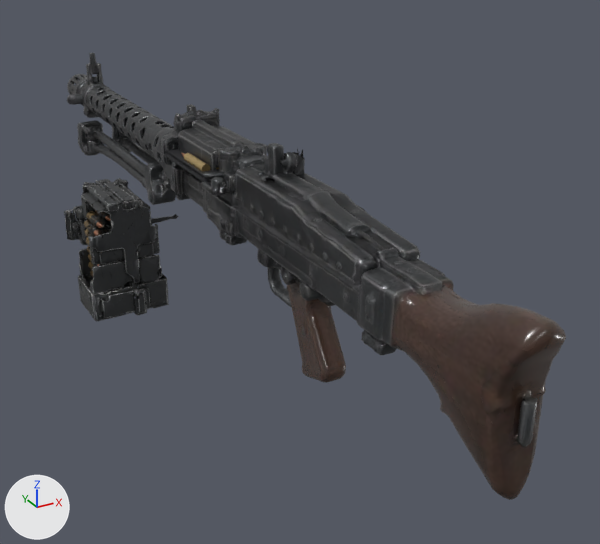
One commit to the glTF model public/models/weapons/mg42.glb: the scene before it, then after it.
Both versions are drawn from a camera (50 mm lens) standing at (-0.398, -0.677, 0.363) and looking at (0.074, 0.182, -0.066). The lights are fixed; the arrows at lower left show +X, +Y and +Z. The picture after the commit comes second. Where no turn or scale is listed for an object, it has been applied to the vertices.

Before the edit, the objects in view are built like this:
```python
me_mesh_0_003 = bpy.data.meshes.new('Mesh_0.003')
me_mesh_0_003.from_pydata(...)  # 49943 vertices, 74388 faces; spans x -0.053..0.053, y -0.61..0.61, z -0.12..0.12
me_mesh_0_003.materials.append(mat_mg42_body)
me_mesh_0_004 = bpy.data.meshes.new('Mesh_0.004')
me_mesh_0_004.from_pydata(...)  # 2815 vertices, 3685 faces; spans x -0.043..0.043, y -0.081..0.081, z -0.022..0.022
me_mesh_0_004.materials.append(mat_mg42_body)
me_mesh_0_008 = bpy.data.meshes.new('Mesh_0.008')
me_mesh_0_008.from_pydata(...)  # 33566 vertices, 30000 faces; spans x -0.0708..0.0708, y -0.0679..0.0679, z -0.0706..0.0706
me_mesh_0_008.materials.append(mat_mg42_ammobox)
ob_mesh_0_001 = bpy.data.objects.new('Mesh_0.001', me_mesh_0_003)
ob_mesh_0_001.location = (0.0, 0.294, 0.011)
ob_mesh_0_002 = bpy.data.objects.new('Mesh_0.002', me_mesh_0_008)
ob_mesh_0_002.location = (-0.124, 0.242, -0.005)
ob_mg42_cover_mesh_0_001 = bpy.data.objects.new('mg42_cover_Mesh_0.001', me_mesh_0_004)
ob_mg42_cover_mesh_0_001.location = (-0.009, 0.24, 0.089)
```
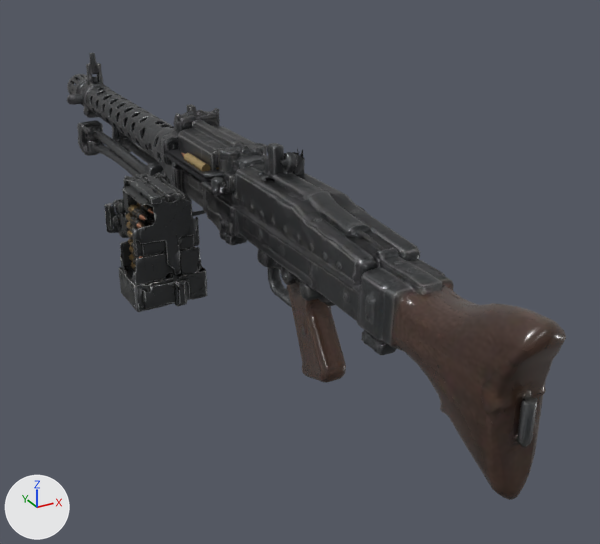
What changed in the scene script:
```text
Change ob_mesh_0_002:
    ob_mesh_0_002.location: (-0.124, 0.242, -0.005) -> (-0.074, 0.242, -0.005)
```

Location of each change, [x1, y1, x2, y2] in pixels of the pictures (600 x 544 px):
'Mesh_0.002', moved
    before: [64, 178, 178, 321]
    after: [104, 173, 207, 312]
